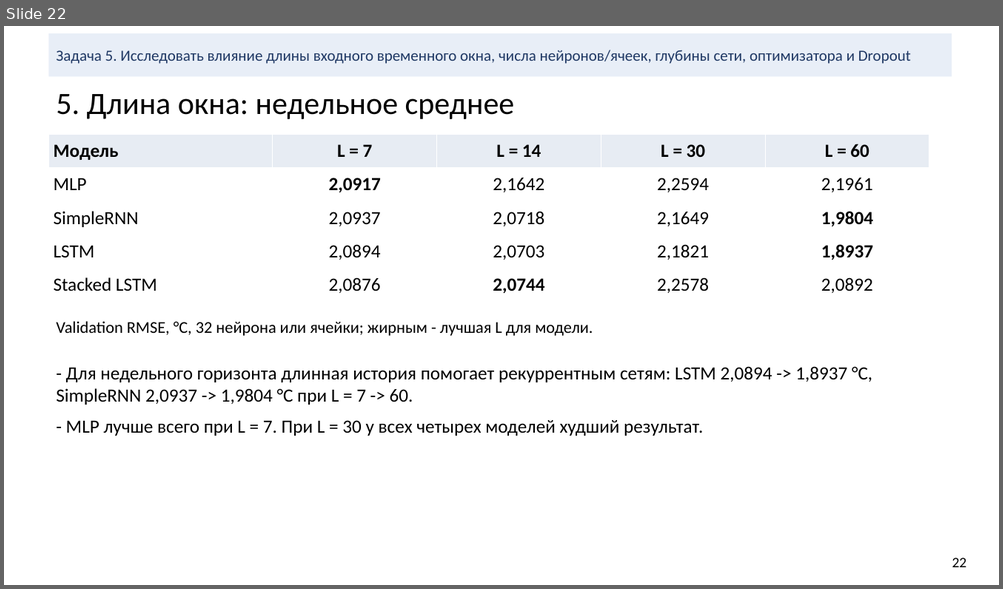
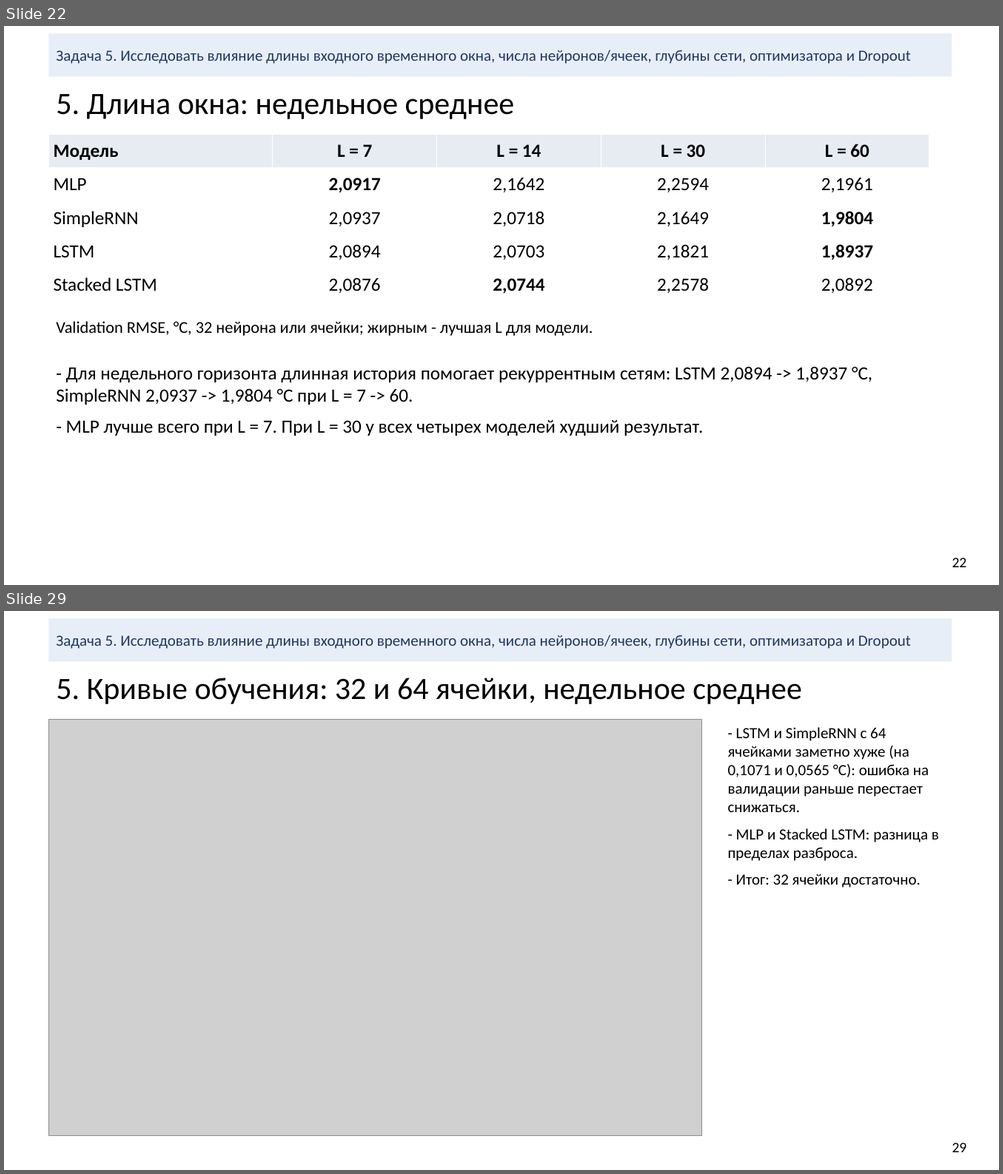
Before and after one commit to bigflyy/nn-uni, a slide deck: labs/lab2/nn-lab-2.pptx. Shown one above the other, each under a label of ours: slide 22 before the commit, slides 22 and 29 after it; the slides between them are not shown. The pictures are 1003x589 and 1003x1174 pixels, drawn with LibreOffice and Linux fonts; fonts in the diff are those of the drawing; grey boxes stand for pictures. Boxes give left, top, right and bottom in pixels: in the first picture for what was removed or moved away, otherwise in the second. Text is boxed around its words. In the diff, an @@ line names an element or a change of style, - is before the commit and + after.

```diff
--- a/labs/lab2/nn-lab-2.pptx
+++ b/labs/lab2/nn-lab-2.pptx
@@ slide 29 added at box(4, 611, 999, 1170), background #FFFFFF @@
@@ rectangle added at box(48, 618, 951, 662), fill #E8EEF7, 15 pt, text #1F3864 @@
+Задача 5. Исследовать влияние длины входного временного окна, числа нейронов/ячеек, глубины сети, оптимизатора и Dropout
@@ text added at box(56, 678, 802, 704), 30 pt, text #000000 @@
+5. Кривые обучения: 32 и 64 ячейки, недельное среднее
@@ picture added at box(48, 719, 702, 1136) @@
@@ text added at box(728, 727, 939, 888), 15 pt, text #000000 @@
+- LSTM и SimpleRNN с 64 ячейками заметно хуже (на 0,1071 и 0,0565 °C): ошибка на валидации раньше перестает снижаться.
+- MLP и Stacked LSTM: разница в пределах разброса.
+- Итог: 32 ячейки достаточно.
@@ text added at box(952, 1143, 967, 1153), 14 pt, text #000000 @@
+29
```
Also in this commit, not shown: 16 slides changed, 11 other slides added, 38 other files.
